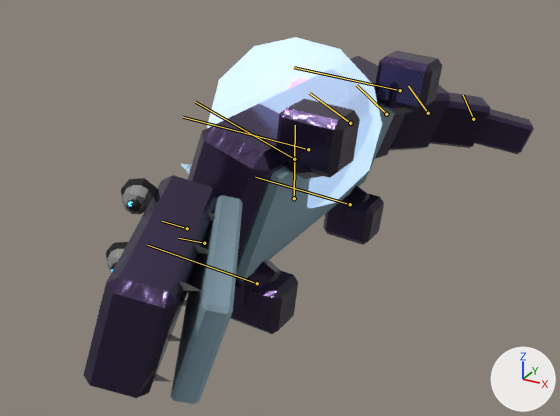
One commit to the glTF model public/creatures/drainling_shiny.glb: the scene before it, then after it.
Camera for both pictures: a 50 mm camera at (1.3, -2.48, 1.19) aimed at (-0.06, 0.0, -0.05). Every picture has the same lights, and +X, +Y and +Z are marked at lower right. The first picture is the older version. Both versions are drawn at frame 11 of the action 'faint'; the numbers are the values there. The bones that change, and the others that lie on the model, are drawn over the model as lines.

Names of what the first picture shows: 'drainling_shiny_body', 'drainling_shiny_glow0', 'drainling_shiny_glow1'.
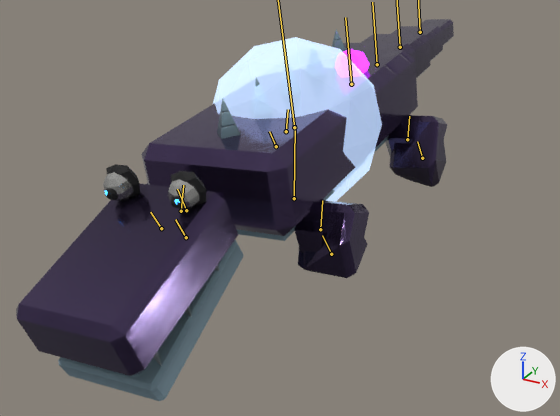
Boxes (x1, y1, x2, y2) around the edits, measured in the pictures (560 x 416 px):
'drainling_shiny_body', posed (8% taller)
    before: (83, 50, 534, 404)
    after: (16, 19, 454, 401)
'drainling_shiny_glow1', posed (mostly hidden before)
    before: (288, 79, 308, 89)
    after: (335, 49, 369, 77)
'drainling_shiny_glow0', posed
    before: (111, 202, 133, 271)
    after: (105, 190, 180, 205)
bone 'head', root to tip
    before: (187, 228) to (162, 221)
    after: (186, 210) to (177, 189)
bone 'leg_FL', root to tip
    before: (308, 149) to (183, 117)
    after: (320, 229) to (322, 200)
bone 'leg_BL', root to tip
    before: (400, 90) to (294, 67)
    after: (407, 139) to (409, 116)
bone 'leg_FR', root to tip
    before: (257, 283) to (147, 245)
    after: (181, 211) to (183, 185)
bone 'leg_BR', root to tip
    before: (350, 204) to (255, 177)
    after: (286, 131) to (288, 109)
bone 'tail_0', root to tip
    before: (350, 123) to (309, 93)
    after: (351, 84) to (345, 17)
bone 'tail_1', root to tip
    before: (386, 114) to (356, 85)
    after: (377, 64) to (372, 2)

The change, as a diff of the scene's bpy script:
```diff
--- a/public/creatures/drainling_shiny.glb.py
+++ b/public/creatures/drainling_shiny.glb.py
@@ bone_body @@
 bone_body = bpy.data.objects['Armature'].pose.bones['body']  # child of 'root'
-bone_body.location = (0.0, -0.169, 0.0)
-bone_body.rotation_quaternion = (0.82, 0.0, 0.0, 0.573)  # degrees (0, 0, 70)
-bone_body.scale = (1.0, 0.92, 1.0)
+bone_body.location = (0.0, -0.042, 0.0)
+bone_body.rotation_quaternion = (0.998, 0.047, -0.002, 0.049)  # degrees (5, -1, 6)
+bone_body.scale = (1.0, 0.99, 1.0)
@@ bone_head @@
 bone_head = bpy.data.objects['Armature'].pose.bones['head']  # child of 'body'
-bone_head.rotation_quaternion = (0.978, 0.209, 0.0, 0.0)  # degrees (24, 0, 0)
+bone_head.rotation_quaternion = (0.992, 0.128, 0.0, 0.002)  # degrees (15, 0, 0)
@@ bone_leg_fl @@
 bone_leg_fl = bpy.data.objects['Armature'].pose.bones['leg_FL']  # child of 'body'
-bone_leg_fl.rotation_quaternion = (0.992, 0.0, 0.0, 0.126)  # degrees (0, 0, 14)
+bone_leg_fl.rotation_quaternion = (0.976, -0.215, 0.002, 0.01)  # degrees (-25, 0, 1)
@@ bone_leg_bl @@
 bone_leg_bl = bpy.data.objects['Armature'].pose.bones['leg_BL']  # child of 'body'
-bone_leg_bl.rotation_quaternion = (0.992, 0.0, 0.0, 0.126)  # degrees (0, 0, 14)
+bone_leg_bl.rotation_quaternion = (0.976, -0.215, 0.002, 0.01)  # degrees (-25, 0, 1)
@@ bone_leg_fr @@
 bone_leg_fr = bpy.data.objects['Armature'].pose.bones['leg_FR']  # child of 'body'
-bone_leg_fr.rotation_quaternion = (0.992, 0.0, 0.0, 0.126)  # degrees (0, 0, 14)
+bone_leg_fr.rotation_quaternion = (0.976, -0.215, -0.002, -0.01)  # degrees (-25, 0, -1)
@@ bone_leg_br @@
 bone_leg_br = bpy.data.objects['Armature'].pose.bones['leg_BR']  # child of 'body'
-bone_leg_br.rotation_quaternion = (0.992, 0.0, 0.0, 0.126)  # degrees (0, 0, 14)
+bone_leg_br.rotation_quaternion = (0.976, -0.215, -0.002, -0.01)  # degrees (-25, 0, -1)
@@ bone_tail_0 @@
 bone_tail_0 = bpy.data.objects['Armature'].pose.bones['tail_0']  # child of 'body'
-bone_tail_0.rotation_quaternion = (0.992, -0.126, 0.0, 0.0)  # degrees (-14, 0, 0)
+bone_tail_0.rotation_quaternion = (1.0, -0.002, 0.0, 0.0)  # degrees (0, 0, 0)
@@ bone_tail_1 @@
 bone_tail_1 = bpy.data.objects['Armature'].pose.bones['tail_1']  # child of 'tail_0'
-bone_tail_1.rotation_quaternion = (0.992, -0.126, 0.0, 0.0)  # degrees (-14, 0, 0)
+bone_tail_1.rotation_quaternion = (1.0, 0.0, 0.0, 0.0)  # degrees (0, 0, 0)
@@ bone_tail_2 @@
 bone_tail_2 = bpy.data.objects['Armature'].pose.bones['tail_2']  # child of 'tail_1'
-bone_tail_2.rotation_quaternion = (0.992, -0.126, 0.0, 0.0)  # degrees (-14, 0, 0)
+bone_tail_2.rotation_quaternion = (1.0, 0.0, 0.0, 0.0)  # degrees (0, 0, 0)
@@ bone_tail_3 @@
 bone_tail_3 = bpy.data.objects['Armature'].pose.bones['tail_3']  # child of 'tail_2'
-bone_tail_3.rotation_quaternion = (0.992, -0.126, 0.0, 0.0)  # degrees (-14, 0, 0)
+bone_tail_3.rotation_quaternion = (1.0, -0.001, 0.0, 0.0)  # degrees (0, 0, 0)
```
